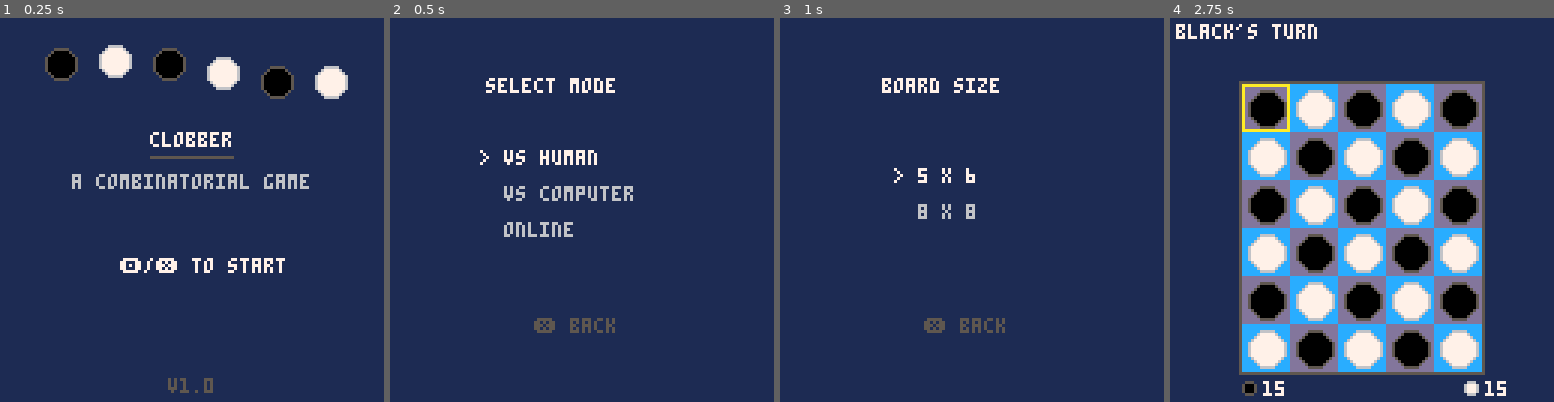
Above: before the commit, frames 1-4 (left to right).
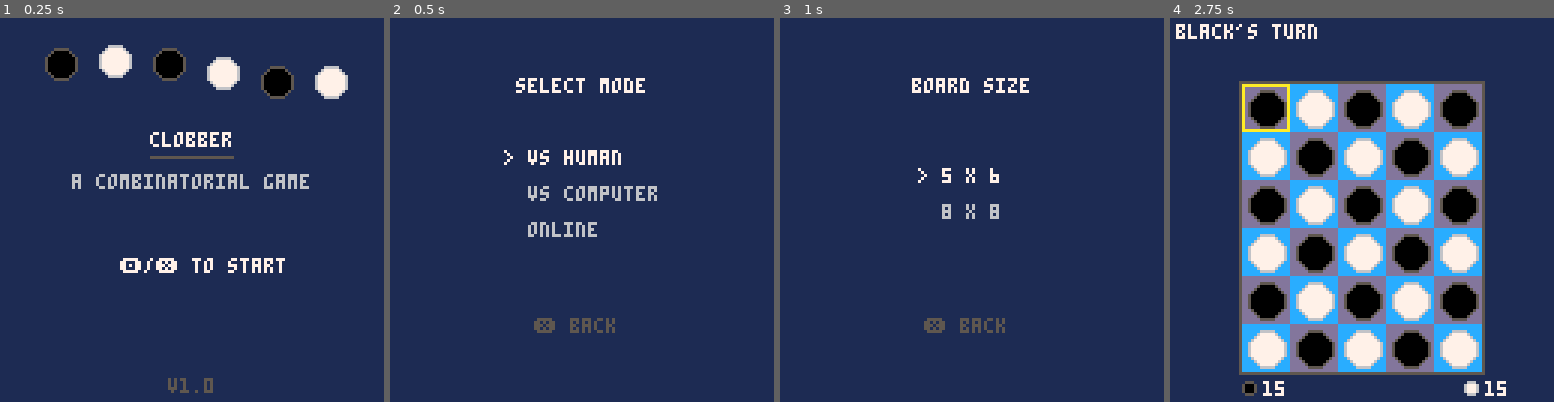
Above: after the commit, the same moments.

Repository: adil-soubki/clobber
Game: PICO-8 cartridge main.lua.p8
The game is run twice, just before and just after one commit, with the same random seed, the same clock (stepped at 60 frames per second) and the same inputs.
Inputs:
- Up to frame 1 (0.25 s): no input
- Up to frame 2 (0.5 s): tap X (X key) at 0.33 s
- Up to frame 3 (1 s): tap O (Z key) at 0.7 s
- Up to frame 4 (2.75 s): tap X (X key) at 1.07, 1.85 s; hold Right 1.6-2.1 s; tap O (Z key) at 1.7, 2.1, 2.5 s; hold Up 2.15-2.42 s; hold Right from 2.47 s (still down)

Frame 1 is identical in both runs. In frame 2, 2.4% of the frame differs, in the area x 23-70%, y 15-58%; in frame 3, 1.2%; in frame 4, nothing differs.

Commit message:
Center menu text on mode select and board size screens
Adjust horizontal positions for headers, options, and back buttons
to be properly centered on the 128px screen.

Diff:
--- a/main.lua
+++ b/main.lua
@@ -515,27 +515,27 @@
 end
 
 function draw_mode()
- print("select mode",32,20,7)
+ print("select mode",42,20,7)
  local opts={"vs human","vs computer","online"}
  for i=0,2 do
   local c=6
   if i==msel then c=7 end
   local pre="  "
   if i==msel then pre="> " end
-  print(pre..opts[i+1],30,44+i*12,c)
+  print(pre..opts[i+1],38,44+i*12,c)
  end
  print("\x97 back",48,100,5)
 end
 
 function draw_size()
- print("board size",34,20,7)
+ print("board size",44,20,7)
  local opts={"5 x 6","8 x 8"}
  for i=0,1 do
   local c=6
   if i==msel then c=7 end
   local pre="  "
   if i==msel then pre="> " end
-  print(pre..opts[i+1],38,50+i*12,c)
+  print(pre..opts[i+1],46,50+i*12,c)
  end
  print("\x97 back",48,100,5)
 end
